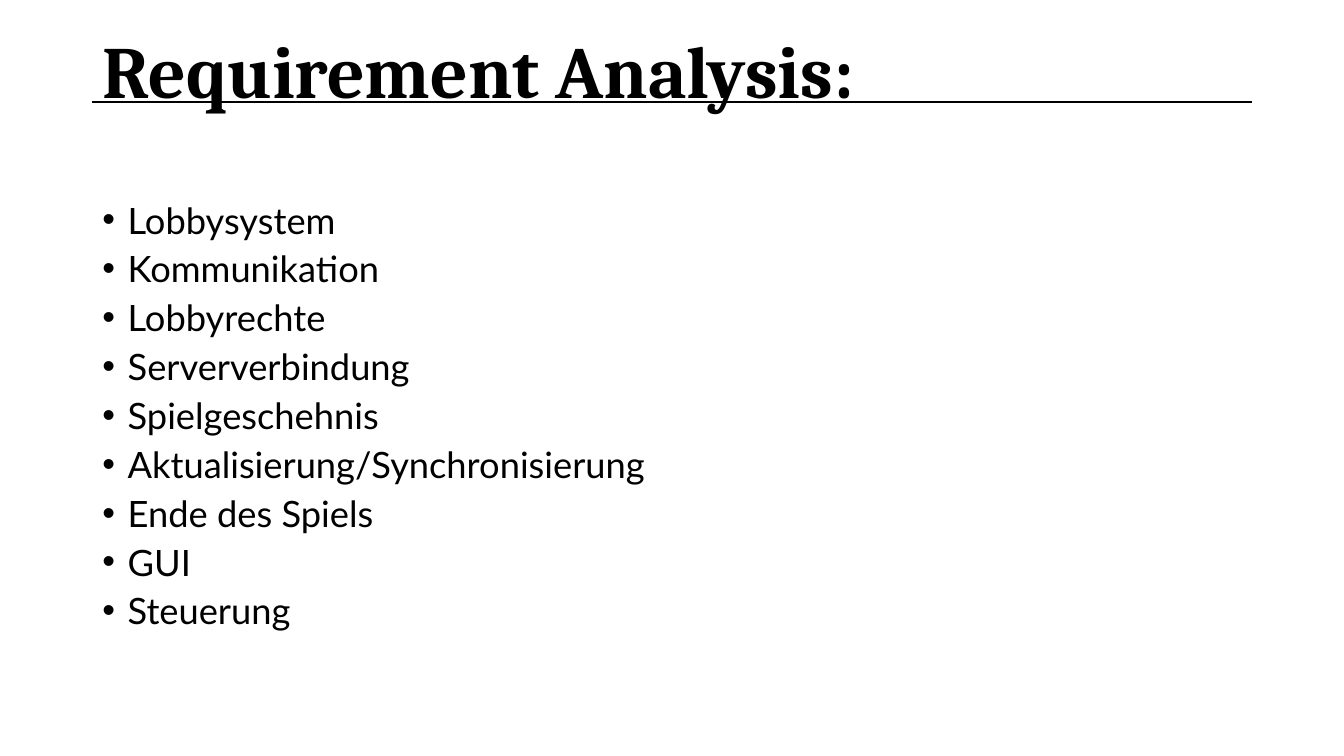
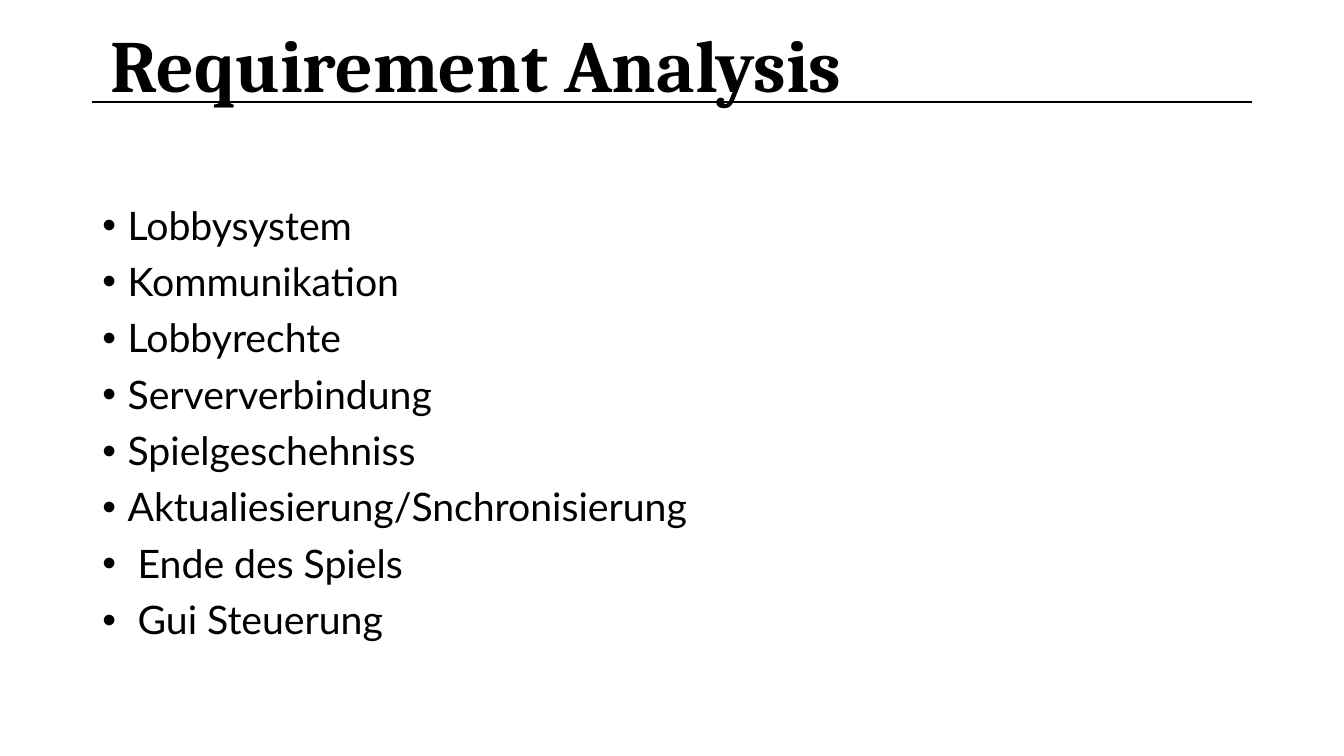
Before and after one commit to Siesma/OreRush, a slide deck: slide 6 of documents/Milestone 1 - Presentation.pptx. Drawn at 1344x756 pixels with LibreOffice and Linux fonts; fonts in the diff are those of the drawing. Boxes give left, top, right and bottom in pixels: in the first picture for what was removed or moved away, otherwise in the second. Text is boxed around its words. In the diff, an @@ line names an element or a change of style, - is before the commit and + after.

```diff
--- a/documents/Milestone 1 - Presentation.pptx
+++ b/documents/Milestone 1 - Presentation.pptx
@@ text at bbox=[111, 40, 841, 108]: text changed @@
-Requirement Analysis:
+Requirement Analysis
@@ text at bbox=[128, 211, 432, 585]: size 25.9 to 28 pt in "Lobbysystem", "Kommunikation", "Lobbyrechte", "Serververbindung" and 1 more places; line spacing 0.8 to 0.9 @@
@@ text at bbox=[128, 436, 687, 528]: text changed; size 25.9 to 28 pt @@
-• Spielgeschehnis
-• Aktualisierung/Synchronisierung
+• Spielgeschehniss
+• Aktualiesierung/Snchronisierung
@@ text at bbox=[138, 605, 383, 641]: text changed; size 25.9 to 28 pt @@
-• GUI
-• Steuerung
+• Gui Steuerung
```
